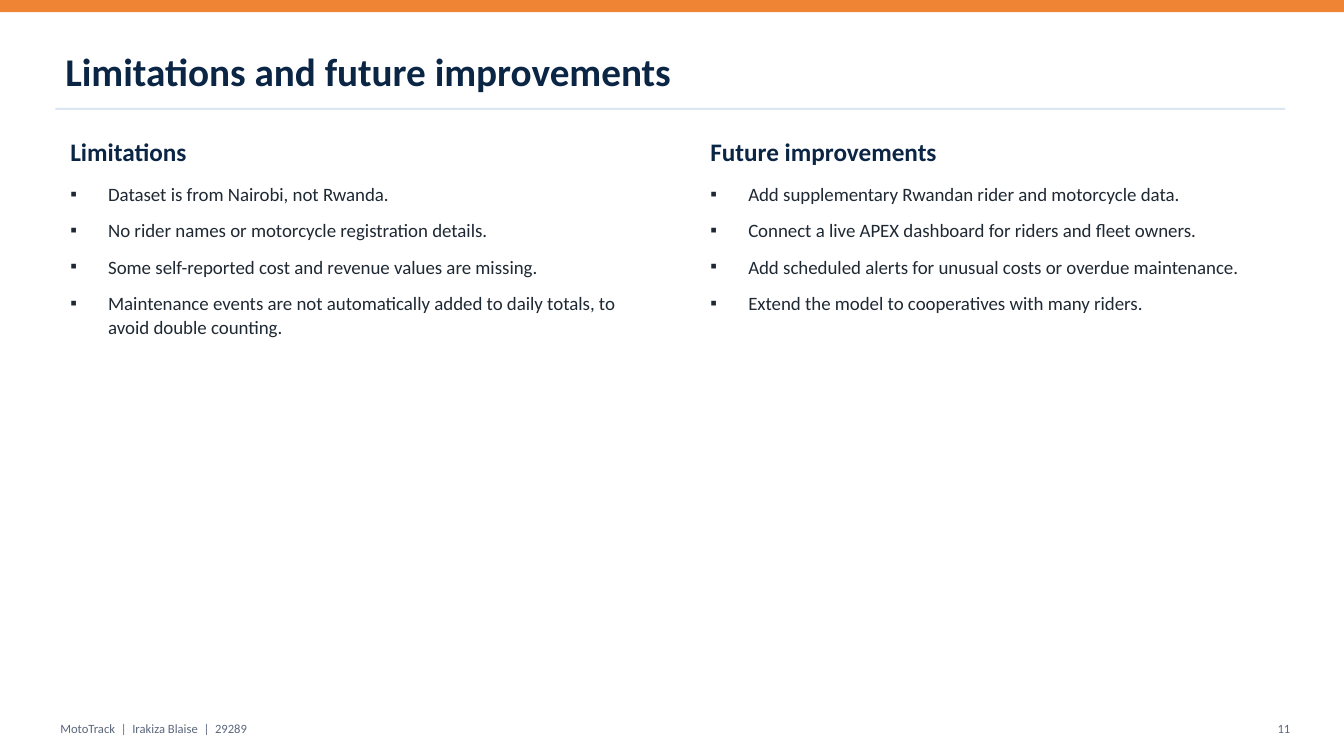
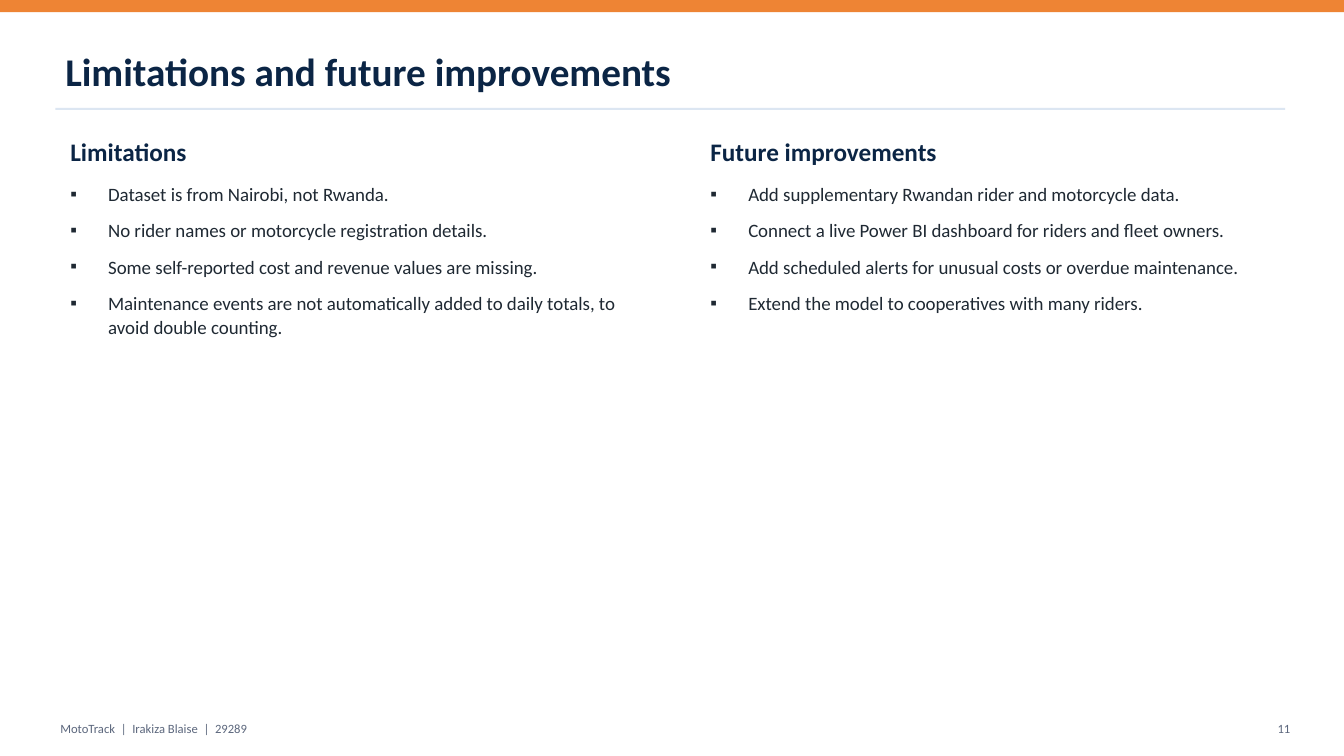
Before and after one commit to irakizablaise75-cloud/blaise_29289_mototrack, a slide deck: slide 11 of docs/presentation/MotoTrack_Phase0_Presentation.pptx. Drawn at 1344x756 pixels with LibreOffice and Linux fonts; fonts in the diff are those of the drawing. Boxes give left, top, right and bottom in pixels: in the first picture for what was removed or moved away, otherwise in the second. Text is boxed around its words. In the diff, an @@ line names an element or a change of style, - is before the commit and + after.

Commit message:
Phase 0: set Power BI as innovation and document connection plan

```diff
--- a/docs/presentation/MotoTrack_Phase0_Presentation.pptx
+++ b/docs/presentation/MotoTrack_Phase0_Presentation.pptx
@@ text at (748,224,1224,237): text changed @@
-▪ Connect a live APEX dashboard for riders and fleet owners.
+▪ Connect a live Power BI dashboard for riders and fleet owners.
```
Also in this commit, not shown: 1 other slide changed, 4 other files.
